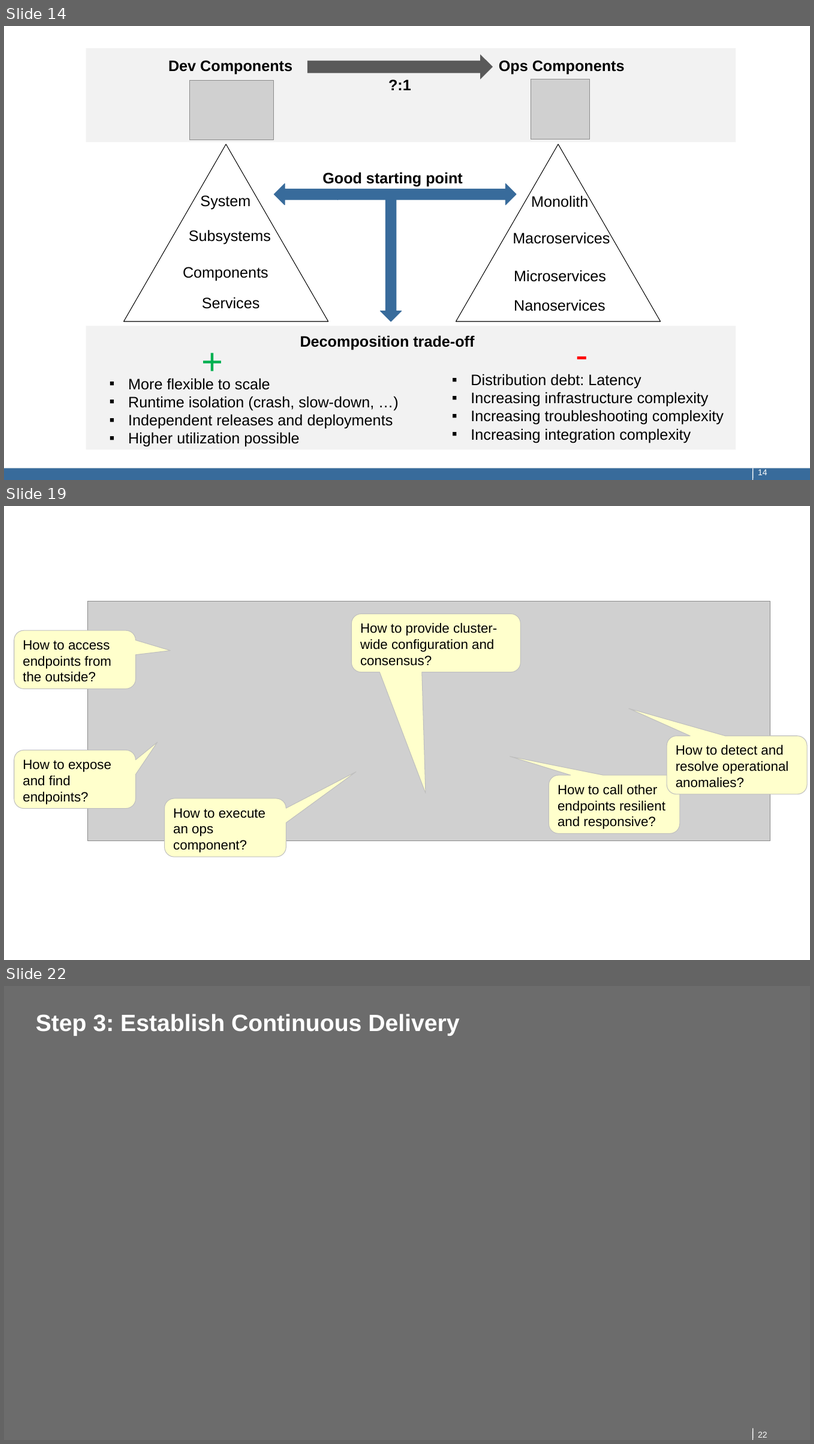
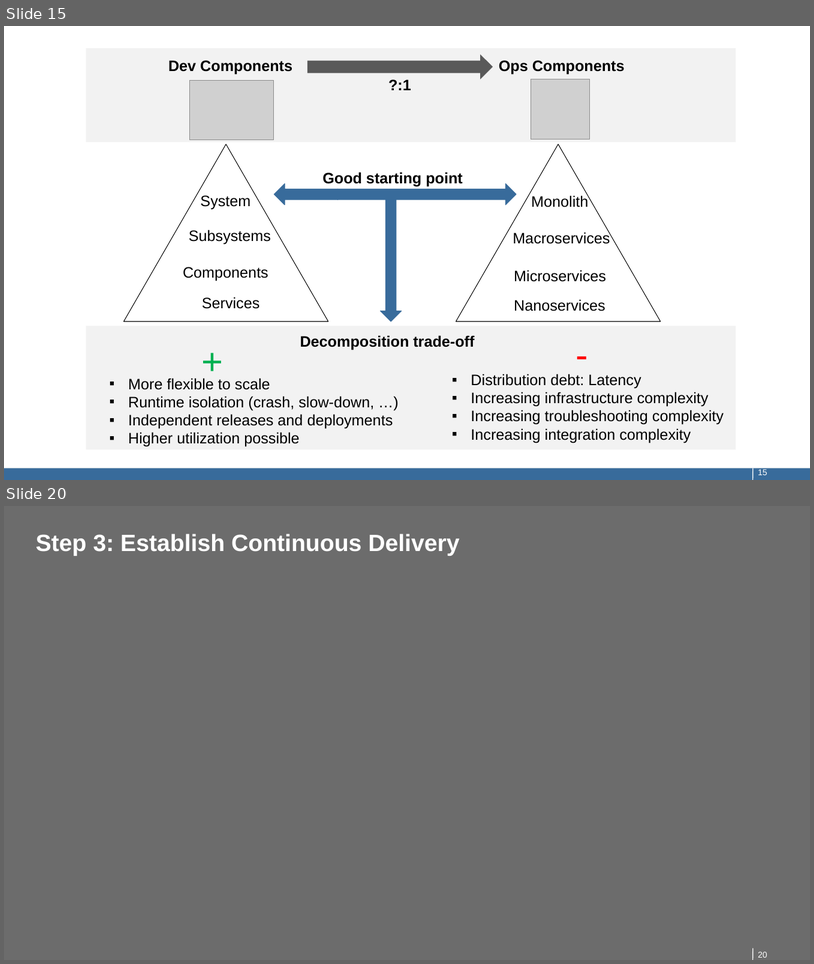
Before and after one commit to qaware/hitchhikers-guide-cloudnative, a slide deck: slides/01-microservices.pptx. Shown one above the other, each under a label of ours: slides 14, 19 and 22 before the commit, slides 15 and 20 after it; the slides between them are not shown. The pictures are 814x1444 and 814x964 pixels, drawn with LibreOffice and Linux fonts; fonts in the diff are those of the drawing; grey boxes stand for pictures. Boxes give left, top, right and bottom in pixels: in the first picture for what was removed or moved away, otherwise in the second. Text is boxed around its words. In the diff, an @@ line names an element or a change of style, - is before the commit and + after.

```diff
--- a/slides/01-microservices.pptx
+++ b/slides/01-microservices.pptx
@@ slide 19 removed at (4, 506, 810, 960), background #FFFFFF; not listed: 1 template element that a slide beside it also shows @@
@@ picture removed at (88, 601, 771, 841) @@
@@ rounded speech box removed at (352, 613, 521, 672) @@
-How to provide cluster-wide configuration and consensus?
@@ rounded speech box removed at (14, 631, 136, 688) @@
-How to access endpoints from the outside?
@@ rounded speech box removed at (667, 736, 807, 794) @@
-How to detect and resolve operational anomalies?
@@ rounded speech box removed at (14, 750, 136, 808) @@
-How to expose and find endpoints?
@@ rounded speech box removed at (549, 775, 680, 833) @@
-How to call other endpoints resilient and responsive?
@@ rounded speech box removed at (164, 798, 286, 856) @@
-How to execute an ops component?
@@ what was slide 14 is now slide 15 @@
@@ page number at (758, 468, 768, 475): text changed @@
-14
+15
@@ what was slide 22 is now slide 20 @@
@@ page number at (758, 951, 768, 957): text changed @@
-22
+20
```
Also in this commit, not shown: 5 slides changed, 2 slides added, 3 other slides removed, 3 other files.
